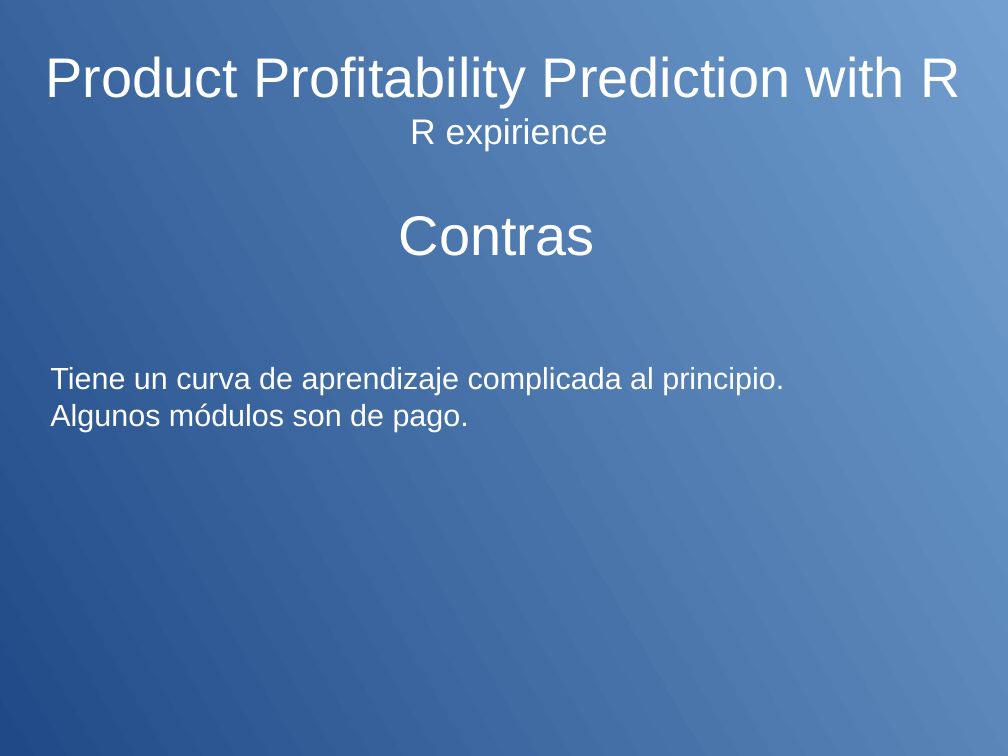
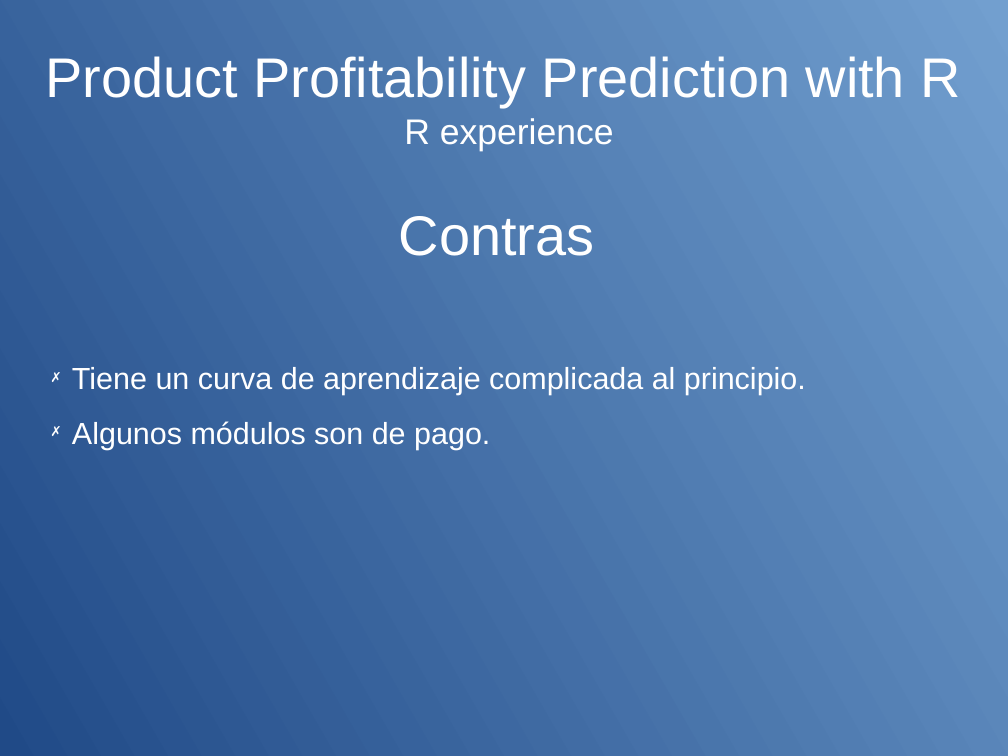
Before and after one commit to meetsCode/Mod2T2Luis, a slide deck: slide 5 of M2Task2present Luis Sanchez V1.odp. Drawn at 1008x756 pixels with LibreOffice and Linux fonts; fonts in the diff are those of the drawing. Boxes give left, top, right and bottom in pixels: in the first picture for what was removed or moved away, otherwise in the second. Text is boxed around its words. In the diff, an @@ line names an element or a change of style, - is before the commit and + after.

```diff
--- a/M2Task2present Luis Sanchez V1.odp
+++ b/M2Task2present Luis Sanchez V1.odp
@@ title at [45,56,960,151]: text changed @@
-Product Profitability Prediction with R
-R expirience
+Product Profitability Prediction with R
+R experience
@@ subtitle "Tiene un curva de aprendizaje ..." at [72,367,806,450]: bullet none to ✗; line spacing 1 to 1.5 @@
```
Also in this commit, not shown: 8 other slides changed, 4 other files.
